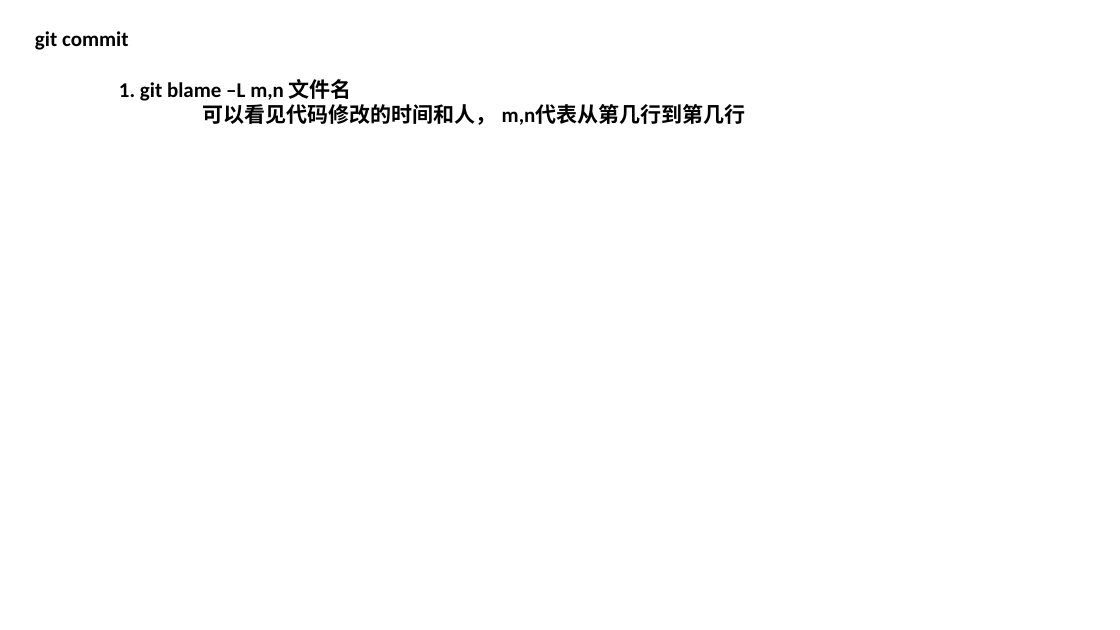
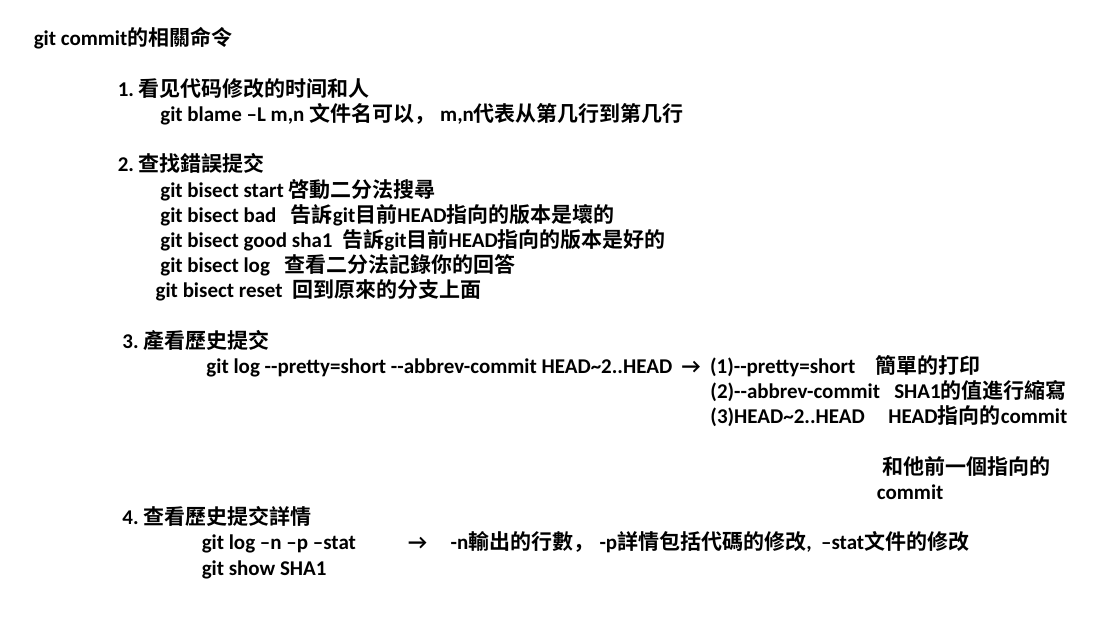
Before and after one commit to luchaojun/ChaojunStudy, a slide deck: slide 5 of GitStudy/GitStudy.pptx. Drawn at 1120x630 pixels with LibreOffice and Linux fonts; fonts in the diff are those of the drawing. Boxes give left, top, right and bottom in pixels: in the first picture for what was removed or moved away, otherwise in the second. Text is boxed around its words. In the diff, an @@ line names an element or a change of style, - is before the commit and + after.

```diff
--- a/GitStudy/GitStudy.pptx
+++ b/GitStudy/GitStudy.pptx
@@ text at box(34, 28, 1067, 553): text changed @@
-git commit
-1. git blame –L m,n 文件名
-可以看见代码修改的时间和人， m,n代表从第几行到第几行
+git commit的相關命令
+1. 看见代码修改的时间和人
+git blame –L m,n 文件名可以， m,n代表从第几行到第几行
+2. 查找錯誤提交
+git bisect start 啓動二分法搜尋
+git bisect bad 告訴git目前HEAD指向的版本是壞的
+git bisect good sha1 告訴git目前HEAD指向的版本是好的
+git bisect log 查看二分法記錄你的回答
+git bisect reset 回到原來的分支上面
+3. 產看歷史提交
+git log --pretty=short --abbrev-commit HEAD~2..HEAD → (1)--pretty=short 簡單的打印
+(2)--abbrev-commit SHA1的值進行縮寫
+(3)HEAD~2..HEAD HEAD指向的commit
+和他前一個指向的
+commit
+4. 查看歷史提交詳情
+git log –n –p –stat → -n輸出的行數， -p詳情包括代碼的修改, –stat文件的修改
+git show SHA1
```
Also in this commit, not shown: 1 other slide changed.
